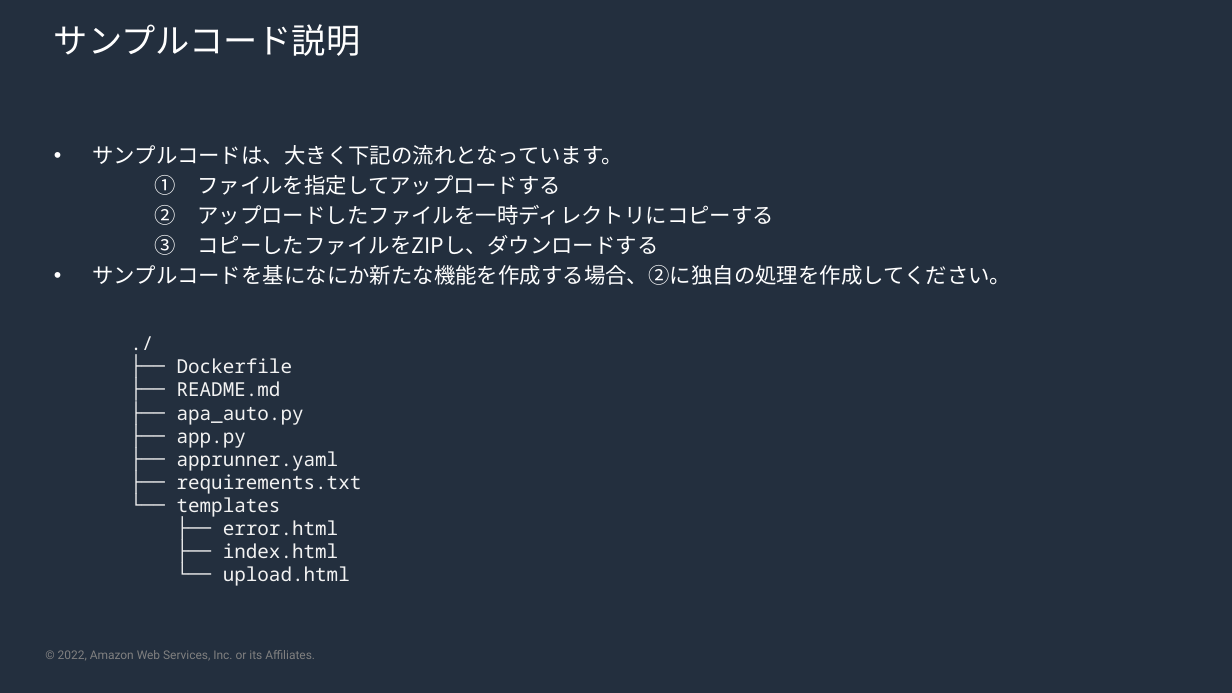
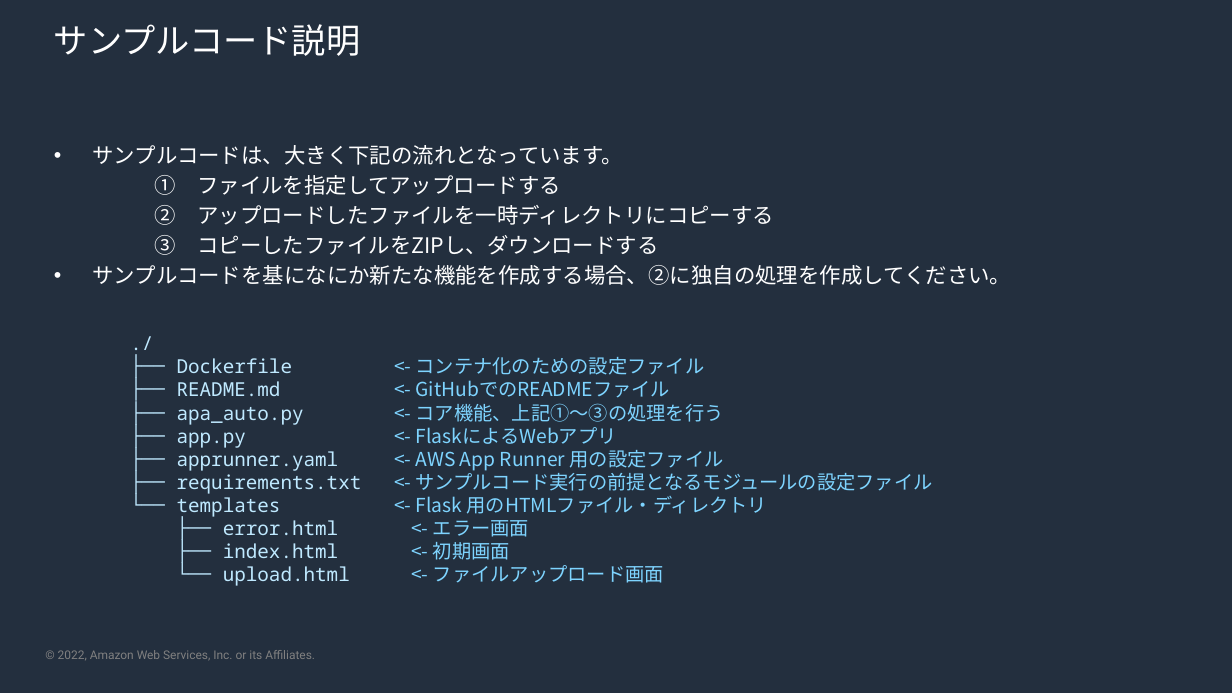
Before and after one commit to kmorooka/modern-skeleton, a slide deck: slide 5 of skeleton-guide.pptx. Drawn at 1232x693 pixels with LibreOffice and Linux fonts; fonts in the diff are those of the drawing; background and template pictures are left out. Boxes give left, top, right and bottom in pixels: in the first picture for what was removed or moved away, otherwise in the second. Text is boxed around its words. In the diff, an @@ line names an element or a change of style, - is before the commit and + after.

Commit message:
更に細かい修正（Docker、AppRunner関連でパワポも含めて修正）

```diff
--- a/skeleton-guide.pptx
+++ b/skeleton-guide.pptx
@@ text "./" at (177, 358, 362, 586): text colour #F2F2F2 to #BFE9FF @@
@@ text added at (416, 357, 933, 583), 18 pt, text #7ED4FF @@
+<- コンテナ化のための設定ファイル
+<- GitHubでのREADMEファイル
+<- コア機能、上記①〜③の処理を行う
+<- FlaskによるWebアプリ
+<- AWS App Runner 用の設定ファイル
+<- サンプルコード実行の前提となるモジュールの設定ファイル
+<- Flask 用のHTMLファイル・ディレクトリ
+<- エラー画面
+<- 初期画面
+<- ファイルアップロード画面
```
Also in this commit, not shown: 1 other slide changed, 5 slides added, 3 slides removed, 3 other files.
